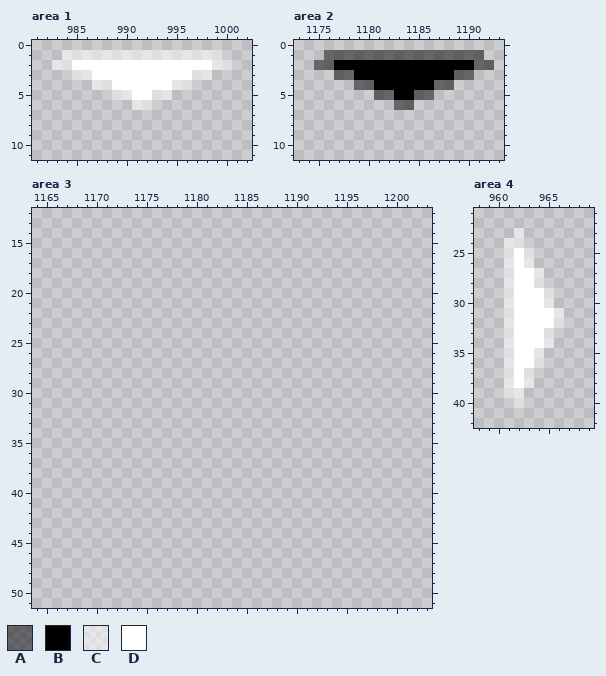
Edited in one commit: pixel-art file (artwork/tiles.ase). The first picture shows the starting point.
1216x384 pixels, 1 frame. Colours within 5 levels of each other are drawn and written as one. Shown: area 1: x 981..1002, y 0..11; area 2: x 1173..1193, y 0..11; area 3: x 1164..1203, y 12..51; area 4: x 958..969, y 21..42. The commit also changed other parts of the picture, which this record leaves out.
Visible layers, top first: "pop fg" darken, "pop bg" opacity 50% lighten, "cursors", "dummy", "main drawing", "edge" opacity 25% darken, "field".
Palette (. is transparent): A #00000080  B #000000  C #ffffff80  D #ffffff
Pixels before, area 1, first column x 983:
1 .CCCCCCCCCCCCCCCC.
2 CCDDDDDDDDDDDDDDCC
3 ..CCDDDDDDDDDDCC..
4 ....CCDDDDDDCC....
5 ......CCDDCC......
6 ........CC........
Pixels before, area 2, first column x 1175:
1 .AAAAAAAAAAAAAAAA.
2 AABBBBBBBBBBBBBBAA
3 ..AABBBBBBBBBBAA..
4 ....AABBBBBBAA....
5 ......AABBAA......
6 ........AA........
Pixels before, area 4, first column x 961:
23 .C....
24 CC....
25 CDC...
26 CDC...
27 CDDC..
28 CDDC..
29 CDDDC.
30 CDDDC.
31 CDDDDC
32 CDDDDC
33 CDDDC.
34 CDDDC.
35 CDDC..
36 CDDC..
37 CDC...
38 CDC...
39 CC....
40 .C....
Now the later version:
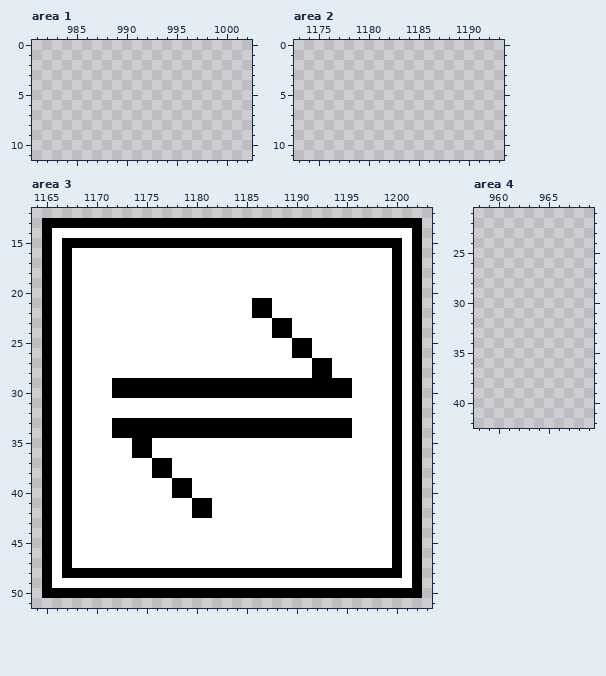
From old to new:
Changed rows in their new state; - is an unchanged pixel.
Area 1, layer "cursors":
first column x 983:
 1 -................-
 2 ..................
 3 --..............--
 4 ----..........----
 5 ------......------
 6 --------..--------
Area 2, layer "cursors":
first column x 1175:
 1 -................-
 2 ..................
 3 --..............--
 4 ----..........----
 5 ------......------
 6 --------..--------
Area 3, layer "cursors":
first column x 1165:
13 BBBBBBBBBBBBBBBBBBBBBBBBBBBBBBBBBBBBBB
14 BDDDDDDDDDDDDDDDDDDDDDDDDDDDDDDDDDDDDB
15 BDBBBBBBBBBBBBBBBBBBBBBBBBBBBBBBBBBBDB
16 BDBDDDDDDDDDDDDDDDDDDDDDDDDDDDDDDDDBDB
17 BDBDDDDDDDDDDDDDDDDDDDDDDDDDDDDDDDDBDB
18 BDBDDDDDDDDDDDDDDDDDDDDDDDDDDDDDDDDBDB
19 BDBDDDDDDDDDDDDDDDDDDDDDDDDDDDDDDDDBDB
20 BDBDDDDDDDDDDDDDDDDDDDDDDDDDDDDDDDDBDB
21 BDBDDDDDDDDDDDDDDDDDDBBDDDDDDDDDDDDBDB
22 BDBDDDDDDDDDDDDDDDDDDBBDDDDDDDDDDDDBDB
23 BDBDDDDDDDDDDDDDDDDDDDDBBDDDDDDDDDDBDB
24 BDBDDDDDDDDDDDDDDDDDDDDBBDDDDDDDDDDBDB
25 BDBDDDDDDDDDDDDDDDDDDDDDDBBDDDDDDDDBDB
26 BDBDDDDDDDDDDDDDDDDDDDDDDBBDDDDDDDDBDB
27 BDBDDDDDDDDDDDDDDDDDDDDDDDDBBDDDDDDBDB
28 BDBDDDDDDDDDDDDDDDDDDDDDDDDBBDDDDDDBDB
29 BDBDDDDBBBBBBBBBBBBBBBBBBBBBBBBDDDDBDB
30 BDBDDDDBBBBBBBBBBBBBBBBBBBBBBBBDDDDBDB
31 BDBDDDDDDDDDDDDDDDDDDDDDDDDDDDDDDDDBDB
32 BDBDDDDDDDDDDDDDDDDDDDDDDDDDDDDDDDDBDB
33 BDBDDDDBBBBBBBBBBBBBBBBBBBBBBBBDDDDBDB
34 BDBDDDDBBBBBBBBBBBBBBBBBBBBBBBBDDDDBDB
35 BDBDDDDDDBBDDDDDDDDDDDDDDDDDDDDDDDDBDB
36 BDBDDDDDDBBDDDDDDDDDDDDDDDDDDDDDDDDBDB
37 BDBDDDDDDDDBBDDDDDDDDDDDDDDDDDDDDDDBDB
38 BDBDDDDDDDDBBDDDDDDDDDDDDDDDDDDDDDDBDB
39 BDBDDDDDDDDDDBBDDDDDDDDDDDDDDDDDDDDBDB
40 BDBDDDDDDDDDDBBDDDDDDDDDDDDDDDDDDDDBDB
41 BDBDDDDDDDDDDDDBBDDDDDDDDDDDDDDDDDDBDB
42 BDBDDDDDDDDDDDDBBDDDDDDDDDDDDDDDDDDBDB
43 BDBDDDDDDDDDDDDDDDDDDDDDDDDDDDDDDDDBDB
44 BDBDDDDDDDDDDDDDDDDDDDDDDDDDDDDDDDDBDB
45 BDBDDDDDDDDDDDDDDDDDDDDDDDDDDDDDDDDBDB
46 BDBDDDDDDDDDDDDDDDDDDDDDDDDDDDDDDDDBDB
47 BDBDDDDDDDDDDDDDDDDDDDDDDDDDDDDDDDDBDB
48 BDBBBBBBBBBBBBBBBBBBBBBBBBBBBBBBBBBBDB
49 BDDDDDDDDDDDDDDDDDDDDDDDDDDDDDDDDDDDDB
50 BBBBBBBBBBBBBBBBBBBBBBBBBBBBBBBBBBBBBB
Area 4, layer "cursors":
first column x 961:
23 -.----
24 ..----
25 ...---
26 ...---
27 ....--
28 ....--
29 .....-
30 .....-
31 ......
32 ......
33 .....-
34 .....-
35 ....--
36 ....--
37 ...---
38 ...---
39 ..----
40 -.----
Where, in picture pixels (left, top, right, bottom), the same in both pictures:
erased: (52, 50, 232, 110)
erased: (314, 50, 494, 110)
added: (42, 218, 422, 598)
erased: (504, 228, 564, 408)
